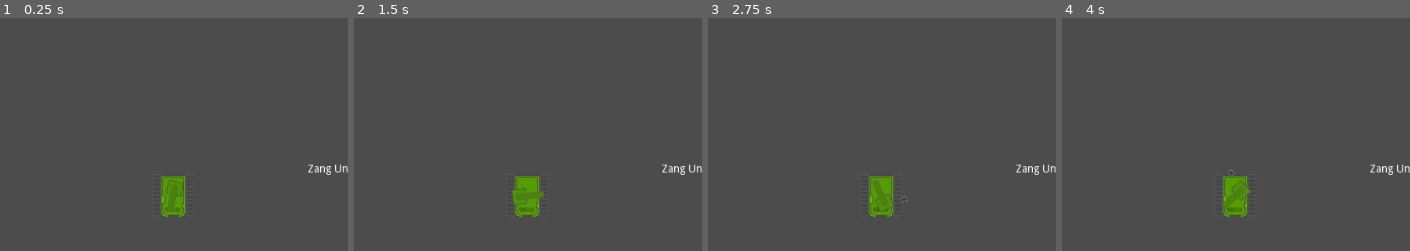
Above: before the commit, frames 1-4 (left to right).
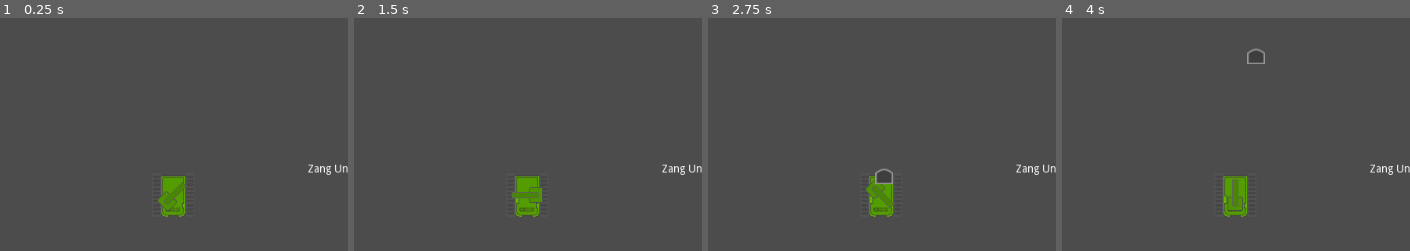
Above: after the commit, the same moments.

Repository: Moarales/GodotProjectMiniLeopard
Game: Godot game, scene res://MainScene.tscn
Two runs of this game, one before a commit and one after it. Both use one fixed random seed, a clock stepped at 60 frames per second and the inputs below.
Inputs:
- Up to frame 1 (0.25 s): no input
- Up to frame 2 (1.5 s): no input
- Up to frame 3 (2.75 s): no input
- Up to frame 4 (4 s): no input
The pictures show only the part of the screen within x 2-52%, y 11-61%; the shares and areas given below are measured in that part.

The runs differ from the first frame. In frame 1, 0.3% of the frame differs, in the area x 45-54%, y 69-84%; in frame 2, 0.3%; in frame 3, 0.5%, in the area x 45-58%, y 64-83%; in frame 4, 0.4%.

Commit message:
added gyroSensor to bullets

Diff:
--- /dev/null
+++ b/Bullet.gd
@@ -0,0 +1,9 @@
+extends RigidBody2D
+
+func _process(delta):
+	gravity_scale = 0
+	Input.get_gyroscope()
+	print(Input.get_gyroscope())
+	var gyroVector = Input.get_gyroscope()
+	var direction =  Vector2(gyroVector.y,gyroVector.x);
+	add_force(direction,direction*10)
--- a/Bullet.tscn
+++ b/Bullet.tscn
@@ -1,15 +1,15 @@
-[gd_scene load_steps=3 format=2]
+[gd_scene load_steps=4 format=2]
 
 [ext_resource path="res://Tank/Bullet.png" type="Texture" id=1]
+[ext_resource path="res://Bullet.gd" type="Script" id=2]
 
 [sub_resource type="RectangleShape2D" id=1]
 
-[node name="Bullet" type="Sprite"]
-position = Vector2( 83, 56 )
+[node name="RigidBody2D" type="RigidBody2D"]
+script = ExtResource( 2 )
+
+[node name="CollisionShape2D" type="CollisionShape2D" parent="."]
+shape = SubResource( 1 )
+
+[node name="Sprite" type="Sprite" parent="."]
 texture = ExtResource( 1 )
-
-[node name="RigidBody2D" type="RigidBody2D" parent="."]
-position = Vector2( -1, 0 )
-
-[node name="CollisionShape2D" type="CollisionShape2D" parent="RigidBody2D"]
-shape = SubResource( 1 )
--- a/MainScene.tscn
+++ b/MainScene.tscn
@@ -17,6 +17,11 @@
 texture = ExtResource( 1 )
 
 [node name="Sprite" type="Sprite" parent="PlayerTank"]
-rotation = -0.0356854
 texture = ExtResource( 2 )
 script = ExtResource( 3 )
+
+[node name="TipGun" type="Node2D" parent="PlayerTank/Sprite"]
+position = Vector2( 0, -40 )
+
+[node name="BaseGun" type="Node2D" parent="PlayerTank/Sprite"]
+position = Vector2( 0, 30 )
--- a/PlayerGunTurret.gd
+++ b/PlayerGunTurret.gd
@@ -1,6 +1,5 @@
 extends Sprite
 
-var speed = 400
 var angular_speed = PI
 
 const bullet = preload("res://Bullet.tscn")
@@ -10,15 +9,16 @@
 func _process(delta):
 
 
+
+
+	rotation += angular_speed*delta
+
+
+
 	if timePassed > 2 :
-		shootBullet()
+		shootBullet(rotation_degrees)
 		timePassed = 0;
 
-	rotation += angular_speed+delta
-
-	var velocity = Vector2.UP.rotated(rotation) * speed
-
-	position += velocity * delta
 
 
 	timePassed += delta
@@ -27,10 +27,23 @@
 
 
 
-func shootBullet():
+func shootBullet(rotation):
 	print("ShootBulletCalled")
 	#Make instance
-	var GrabedInstance= bullet.instance()
-	#You could now make changes to the new instance if you wanted
+	var GrabedInstance = bullet.instance()
 	#Attach it to the tree
-	self.add_child(GrabedInstance)
+	get_parent().add_child(GrabedInstance)
+	#calculate Position of Gun Turret
+	var tipGun = get_node("TipGun")
+	var baseGun = get_node("BaseGun")
+
+	var direction =  Vector2(0,0);
+	direction.x = cos(rotation)
+	direction.y = sin(rotation)
+
+	var shootVector= tipGun.position - baseGun.position
+	print(shootVector)
+
+
+	var rigidBody = GrabedInstance.get_node("RigidBody2D")
+	GrabedInstance.add_force(direction*100,direction*100)
